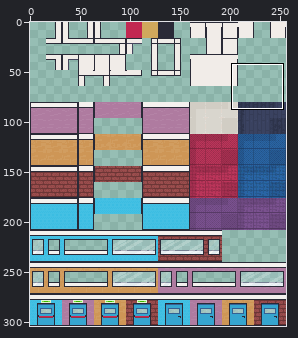
Sprite sheet, stored at game-assets/Modern_Office_Revamped_v1.1/Modern_Office_Revamped/1_Room_Builder_Office/Room_Builder_Office_16x16 altcolor.png. The picture above shows the old version from afar; the outline marks the close-up.
Close-up. Before:
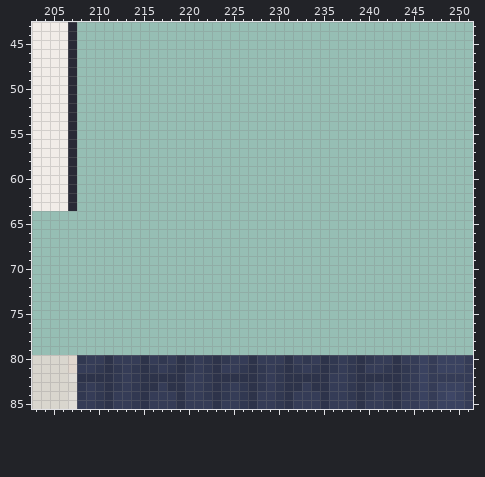
The file is 256x304 pixels. Pixels under 10% opacity are left out. Colours within 5 levels of each other are drawn and written as one. Shown: x 203..251, y 43..85.
The same view after the edit:
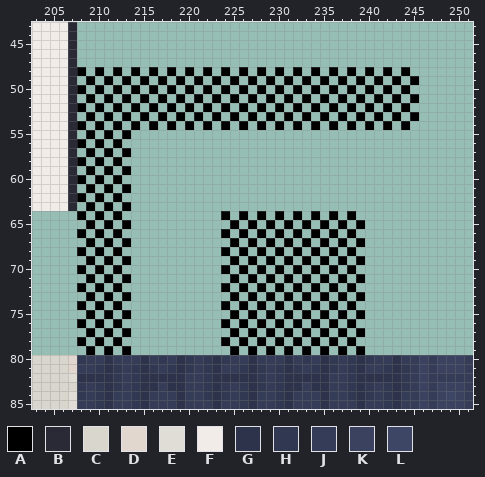
Palette (. is transparent): A #000000  B #2a2a37  C #d9d6ce  D #e1d7ce  E #e0ddd7  F #f1ece8  G #2d334a  H #313851  J #353c57  K #3a4260  L #3e4666
Changes in this commit:
y 48: x 208 . -> A; x 210 . -> A; x 212 . -> A; x 214 . -> A; x 216 . -> A; x 218 . -> A; x 220 . -> A; x 222 . -> A; x 224 . -> A; x 226 . -> A; x 228 . -> A; x 230 . -> A; x 232 . -> A; x 234 . -> A; x 236 . -> A; x 238 . -> A; x 240 . -> A; x 242 . -> A; x 244 . -> A
y 49: x 209 . -> A; x 211 . -> A; x 213 . -> A; x 215 . -> A; x 217 . -> A; x 219 . -> A; x 221 . -> A; x 223 . -> A; x 225 . -> A; x 227 . -> A; x 229 . -> A; x 231 . -> A; x 233 . -> A; x 235 . -> A; x 237 . -> A; x 239 . -> A; x 241 . -> A; x 243 . -> A; x 245 . -> A
y 50: x 208 . -> A; x 210 . -> A; x 212 . -> A; x 214 . -> A; x 216 . -> A; x 218 . -> A; x 220 . -> A; x 222 . -> A; x 224 . -> A; x 226 . -> A; x 228 . -> A; x 230 . -> A; x 232 . -> A; x 234 . -> A; x 236 . -> A; x 238 . -> A; x 240 . -> A; x 242 . -> A; x 244 . -> A
y 51: x 209 . -> A; x 211 . -> A; x 213 . -> A; x 215 . -> A; x 217 . -> A; x 219 . -> A; x 221 . -> A; x 223 . -> A; x 225 . -> A; x 227 . -> A; x 229 . -> A; x 231 . -> A; x 233 . -> A; x 235 . -> A; x 237 . -> A; x 239 . -> A; x 241 . -> A; x 243 . -> A; x 245 . -> A
y 52: x 208 . -> A; x 210 . -> A; x 212 . -> A; x 214 . -> A; x 216 . -> A; x 218 . -> A; x 220 . -> A; x 222 . -> A; x 224 . -> A; x 226 . -> A; x 228 . -> A; x 230 . -> A; x 232 . -> A; x 234 . -> A; x 236 . -> A; x 238 . -> A; x 240 . -> A; x 242 . -> A; x 244 . -> A
y 53: x 209 . -> A; x 211 . -> A; x 213 . -> A; x 215 . -> A; x 217 . -> A; x 219 . -> A; x 221 . -> A; x 223 . -> A; x 225 . -> A; x 227 . -> A; x 229 . -> A; x 231 . -> A; x 233 . -> A; x 235 . -> A; x 237 . -> A; x 239 . -> A; x 241 . -> A; x 243 . -> A; x 245 . -> A
y 54: x 208 . -> A; x 210 . -> A; x 212 . -> A; x 214 . -> A; x 216 . -> A; x 218 . -> A; x 220 . -> A; x 222 . -> A; x 224 . -> A; x 226 . -> A; x 228 . -> A; x 230 . -> A; x 232 . -> A; x 234 . -> A; x 236 . -> A; x 238 . -> A; x 240 . -> A; x 242 . -> A; x 244 . -> A
y 55: x 209 . -> A; x 211 . -> A; x 213 . -> A
y 56: x 208 . -> A; x 210 . -> A; x 212 . -> A
y 57: x 209 . -> A; x 211 . -> A; x 213 . -> A
y 58: x 208 . -> A; x 210 . -> A; x 212 . -> A
y 59: x 209 . -> A; x 211 . -> A; x 213 . -> A
y 60: x 208 . -> A; x 210 . -> A; x 212 . -> A
y 61: x 209 . -> A; x 211 . -> A; x 213 . -> A
y 62: x 208 . -> A; x 210 . -> A; x 212 . -> A
y 63: x 209 . -> A; x 211 . -> A; x 213 . -> A
y 64: x 208 . -> A; x 210 . -> A; x 212 . -> A; x 224 . -> A; x 226 . -> A; x 228 . -> A; x 230 . -> A; x 232 . -> A; x 234 . -> A; x 236 . -> A; x 238 . -> A
y 65: x 209 . -> A; x 211 . -> A; x 213 . -> A; x 225 . -> A; x 227 . -> A; x 229 . -> A; x 231 . -> A; x 233 . -> A; x 235 . -> A; x 237 . -> A; x 239 . -> A
y 66: x 208 . -> A; x 210 . -> A; x 212 . -> A; x 224 . -> A; x 226 . -> A; x 228 . -> A; x 230 . -> A; x 232 . -> A; x 234 . -> A; x 236 . -> A; x 238 . -> A
y 67: x 209 . -> A; x 211 . -> A; x 213 . -> A; x 225 . -> A; x 227 . -> A; x 229 . -> A; x 231 . -> A; x 233 . -> A; x 235 . -> A; x 237 . -> A; x 239 . -> A
y 68: x 208 . -> A; x 210 . -> A; x 212 . -> A; x 224 . -> A; x 226 . -> A; x 228 . -> A; x 230 . -> A; x 232 . -> A; x 234 . -> A; x 236 . -> A; x 238 . -> A
y 69: x 209 . -> A; x 211 . -> A; x 213 . -> A; x 225 . -> A; x 227 . -> A; x 229 . -> A; x 231 . -> A; x 233 . -> A; x 235 . -> A; x 237 . -> A; x 239 . -> A
y 70: x 208 . -> A; x 210 . -> A; x 212 . -> A; x 224 . -> A; x 226 . -> A; x 228 . -> A; x 230 . -> A; x 232 . -> A; x 234 . -> A; x 236 . -> A; x 238 . -> A
y 71: x 209 . -> A; x 211 . -> A; x 213 . -> A; x 225 . -> A; x 227 . -> A; x 229 . -> A; x 231 . -> A; x 233 . -> A; x 235 . -> A; x 237 . -> A; x 239 . -> A
y 72: x 208 . -> A; x 210 . -> A; x 212 . -> A; x 224 . -> A; x 226 . -> A; x 228 . -> A; x 230 . -> A; x 232 . -> A; x 234 . -> A; x 236 . -> A; x 238 . -> A
y 73: x 209 . -> A; x 211 . -> A; x 213 . -> A; x 225 . -> A; x 227 . -> A; x 229 . -> A; x 231 . -> A; x 233 . -> A; x 235 . -> A; x 237 . -> A; x 239 . -> A
y 74: x 208 . -> A; x 210 . -> A; x 212 . -> A; x 224 . -> A; x 226 . -> A; x 228 . -> A; x 230 . -> A; x 232 . -> A; x 234 . -> A; x 236 . -> A; x 238 . -> A
y 75: x 209 . -> A; x 211 . -> A; x 213 . -> A; x 225 . -> A; x 227 . -> A; x 229 . -> A; x 231 . -> A; x 233 . -> A; x 235 . -> A; x 237 . -> A; x 239 . -> A
y 76: x 208 . -> A; x 210 . -> A; x 212 . -> A; x 224 . -> A; x 226 . -> A; x 228 . -> A; x 230 . -> A; x 232 . -> A; x 234 . -> A; x 236 . -> A; x 238 . -> A
y 77: x 209 . -> A; x 211 . -> A; x 213 . -> A; x 225 . -> A; x 227 . -> A; x 229 . -> A; x 231 . -> A; x 233 . -> A; x 235 . -> A; x 237 . -> A; x 239 . -> A
y 78: x 208 . -> A; x 210 . -> A; x 212 . -> A; x 224 . -> A; x 226 . -> A; x 228 . -> A; x 230 . -> A; x 232 . -> A; x 234 . -> A; x 236 . -> A; x 238 . -> A
y 79: x 209 . -> A; x 211 . -> A; x 213 . -> A; x 225 . -> A; x 227 . -> A; x 229 . -> A; x 231 . -> A; x 233 . -> A; x 235 . -> A; x 237 . -> A; x 239 . -> A
Boxes around the changes in both close-ups, in picture pixels (x1, y1, x2, y2):
added: (77, 67, 419, 355)
